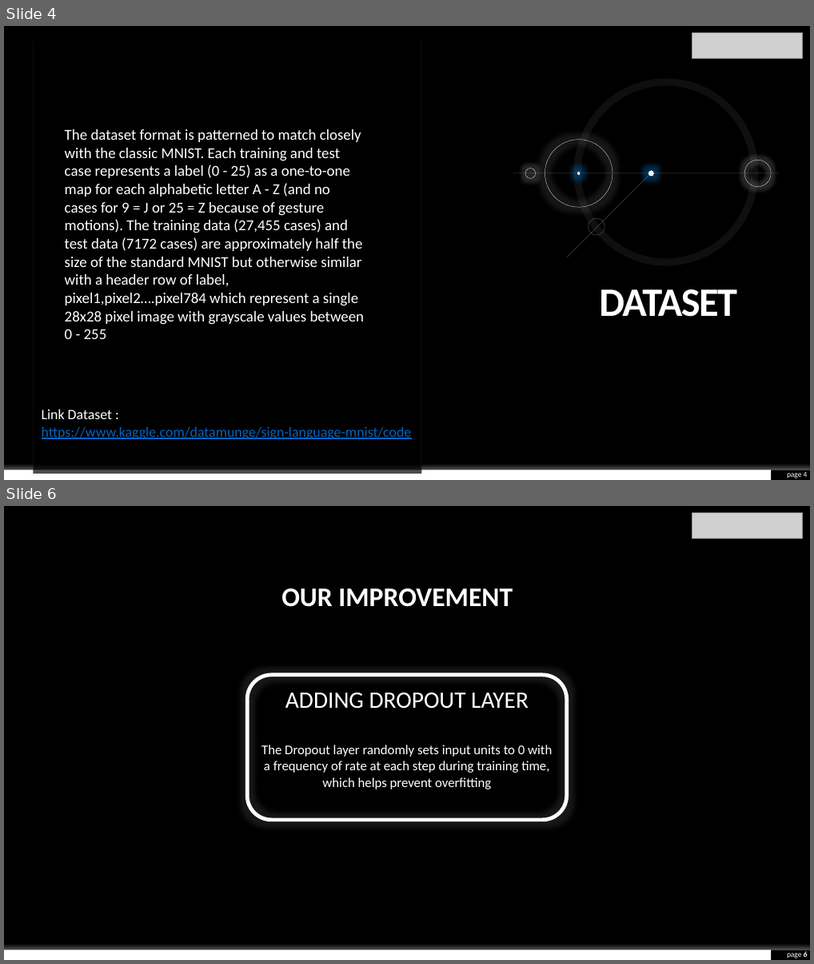
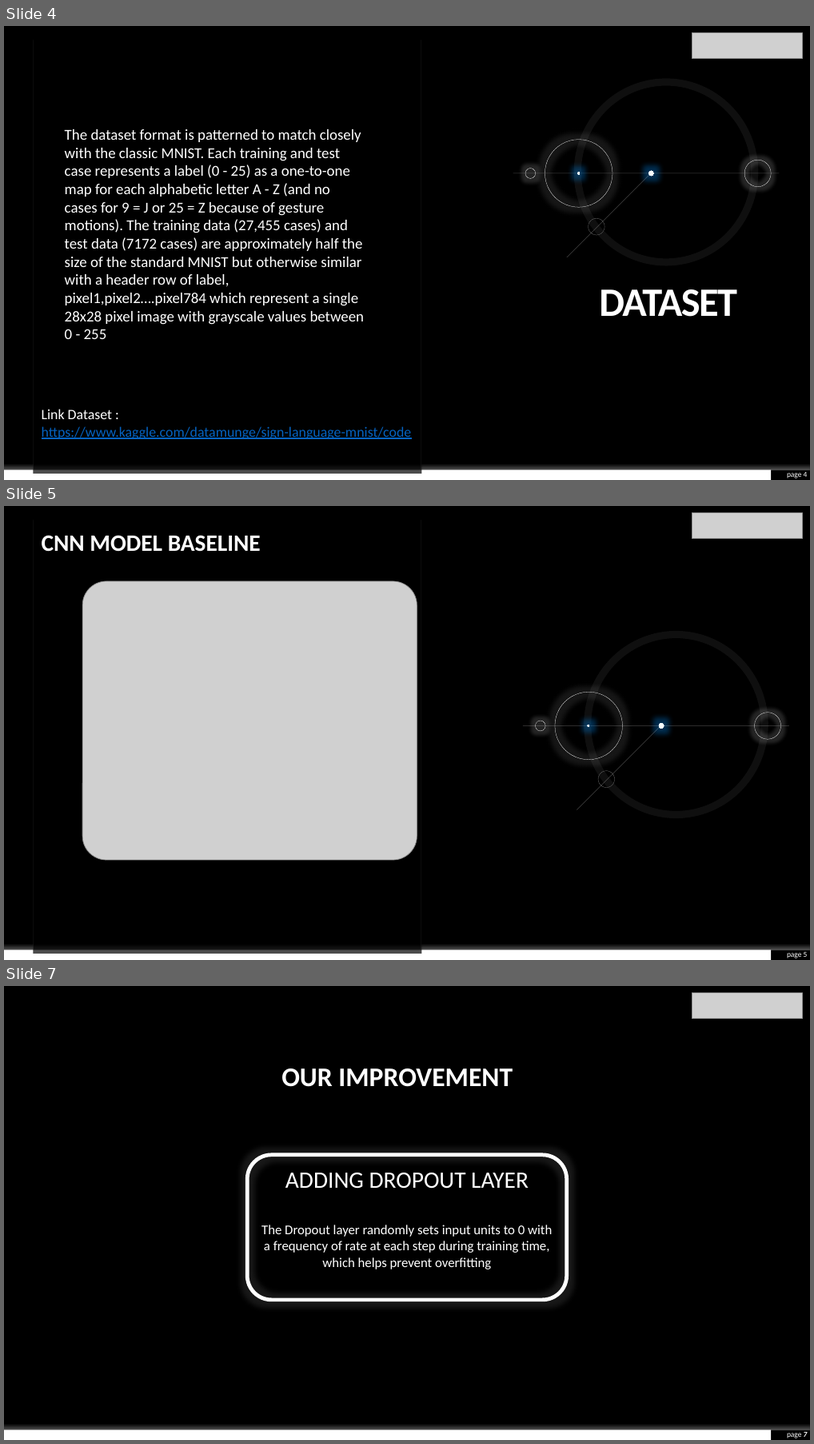
Before and after one commit to envyst/sign-language-application, a slide deck: laporan/Sign Language App Project Presentation.pptx. Shown one above the other, each under a label of ours: slides 4 and 6 before the commit, slides 4, 5 and 7 after it; the slides between them are not shown. The pictures are 814x964 and 814x1444 pixels, drawn with LibreOffice and Linux fonts; fonts in the diff are those of the drawing; grey boxes stand for pictures; background and template pictures are left out. Boxes give left, top, right and bottom in pixels: in the first picture for what was removed or moved away, otherwise in the second. Text is boxed around its words. In the diff, an @@ line names an element or a change of style, - is before the commit and + after.

```diff
--- a/laporan/Sign Language App Project Presentation.pptx
+++ b/laporan/Sign Language App Project Presentation.pptx
@@ slide 5 added at [4, 506, 810, 960], background #000000; not listed: 5 template elements that a slide beside it also shows @@
@@ picture added at [693, 512, 802, 539] @@
@@ rectangle added at [702, 517, 801, 557], fill #000000 @@
@@ text added at [42, 535, 261, 552], 28 pt, text #FFFFFF, bold @@
+CNN MODEL BASELINE
@@ picture added at [82, 581, 417, 860] @@
@@ group added at [523, 634, 790, 815]: 7 ellipses, 2 lines @@
@@ page number added at [787, 952, 808, 958], 9 pt, text #FFFFFF @@
+page 5
@@ what was slide 6 is now slide 7 @@
@@ page number at [787, 1432, 808, 1438]: text changed @@
-page 6
+page 7
```
Also in this commit, not shown: 1 slide changed.
